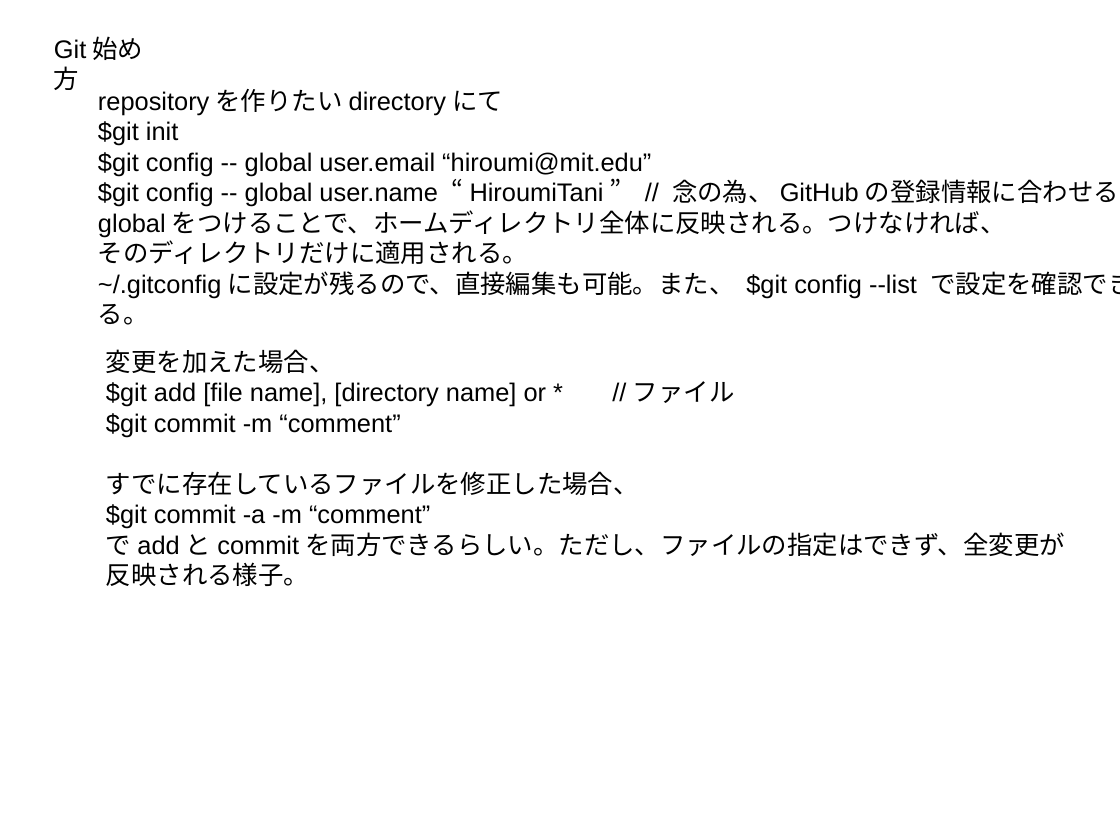
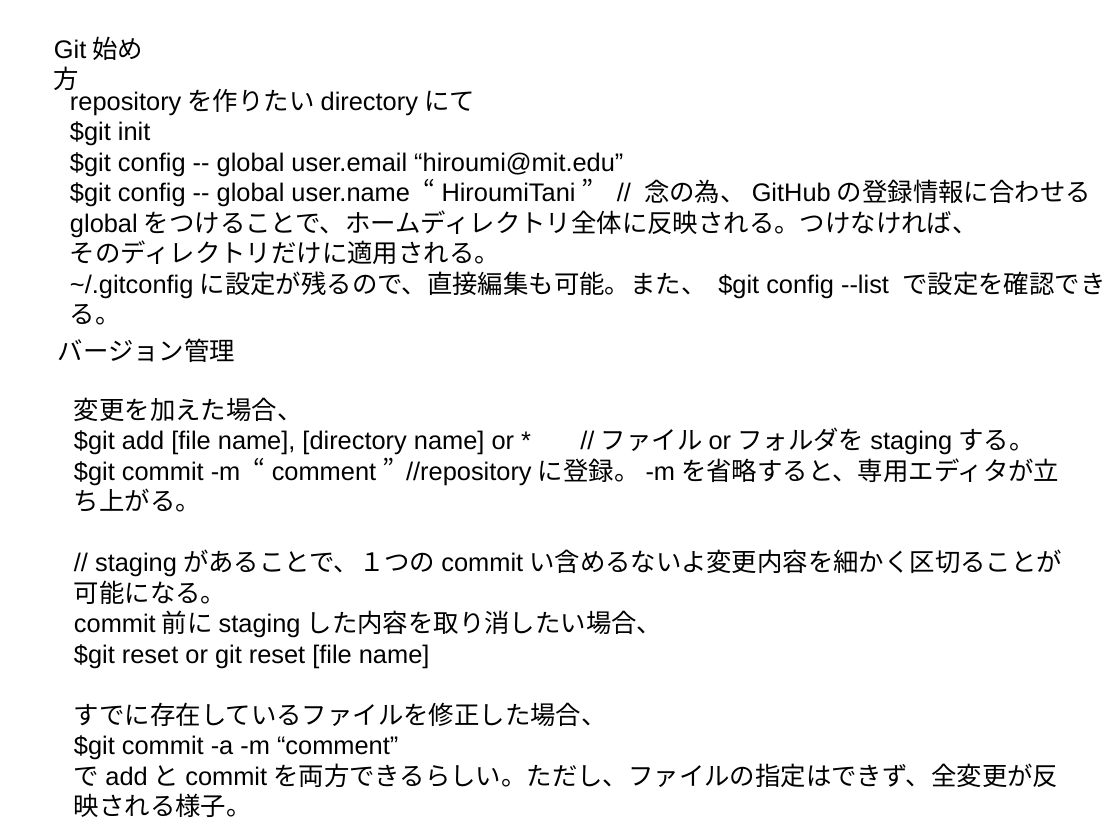
Before and after one commit to HiroumiTani/sample, a slide deck: slide 1 of how-to-git.odp. Drawn at 1120x840 pixels with LibreOffice and Linux fonts; fonts in the diff are those of the drawing. Boxes give left, top, right and bottom in pixels: in the first picture for what was removed or moved away, otherwise in the second. Text is boxed around its words. In the diff, an @@ line names an element or a change of style, - is before the commit and + after.

```diff
--- a/how-to-git.odp
+++ b/how-to-git.odp
@@ text "repositoryを作りたいdirectoryにて" rewrapped from (98,121,1120,325) to (70,121,1105,325) @@
@@ text added at (58,338,235,362), 18 pt, text #000000 @@
+バージョン管理
@@ text "変更を加えた場合、": place and size @@
-text "変更を加えた場合、" at (106,349,1065,586)
+text "変更を加えた場合、" at (74,397,1059,817)
@@ text at (74,429,1059,668): text changed @@
-$git add [file name], [directory name] or * //ファイル
-$git commit -m “comment”
+$git add [file name], [directory name] or * //ファイルorフォルダをstagingする。
+$git commit -m “comment” //repositoryに登録。-mを省略すると、専用エディタが立ち上がる。
+// stagingがあることで、１つのcommitい含めるないよ変更内容を細かく区切ることが可能になる。
+commit前にstagingした内容を取り消したい場合、
+$git reset or git reset [file name]
```
Also in this commit, not shown: 1 slide added, 1 slide removed, 1 other file.
